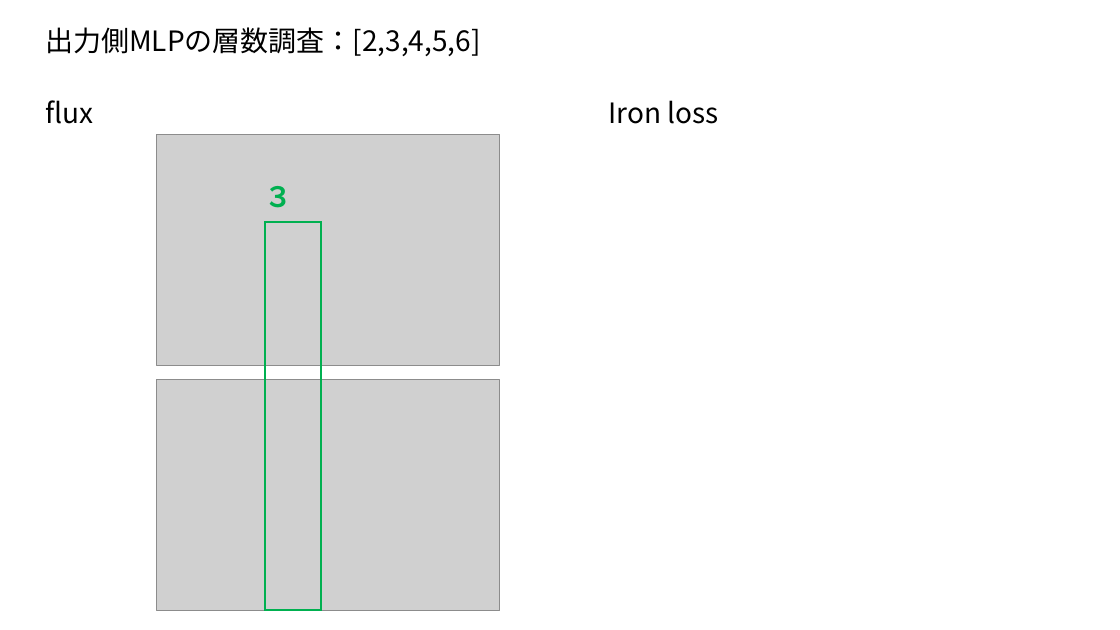
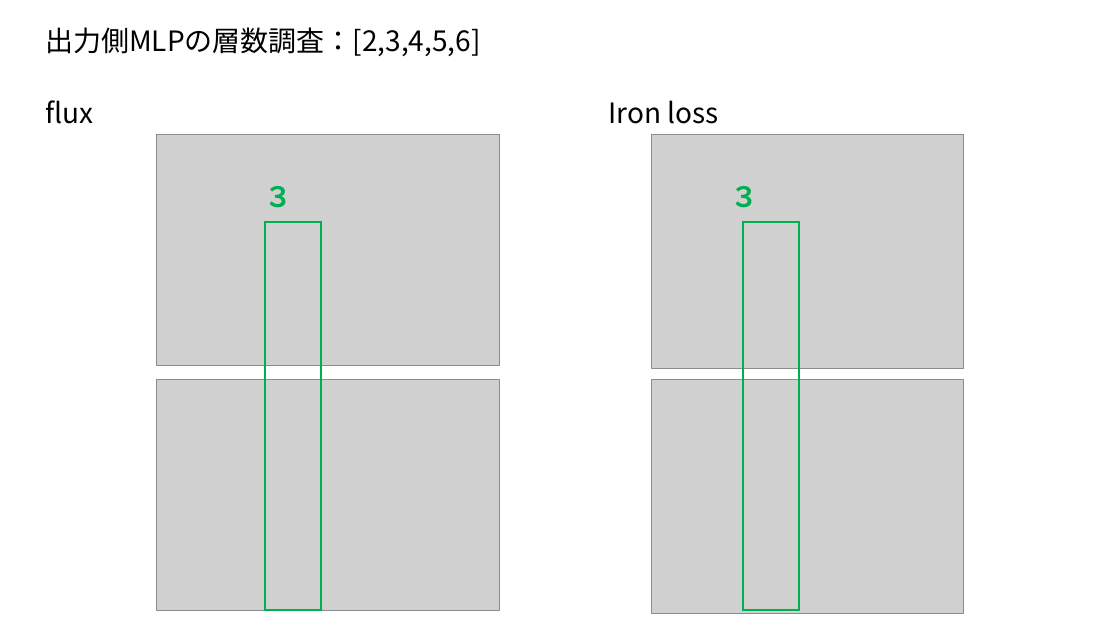
Before and after one commit to yshimizu12/efficiency_prediciton_model_material, a slide deck: slide 9 of hyperparameter_optimization.pptx. Drawn at 1120x630 pixels with LibreOffice and Linux fonts; fonts in the diff are those of the drawing; grey boxes stand for pictures. Boxes give left, top, right and bottom in pixels: in the first picture for what was removed or moved away, otherwise in the second. Text is boxed around its words. In the diff, an @@ line names an element or a change of style, - is before the commit and + after.

```diff
--- a/hyperparameter_optimization.pptx
+++ b/hyperparameter_optimization.pptx
@@ picture added at (x1=652, y1=134, x2=964, y2=369) @@
@@ text added at (x1=730, y1=186, x2=758, y2=208), 24 pt, text #00B050, bold @@
+３
@@ rectangle added at (x1=744, y1=222, x2=800, y2=610), outline #00B050 2.25 pt @@
@@ picture added at (x1=652, y1=380, x2=964, y2=614) @@
```
Also in this commit, not shown: 2 slides added, 59 other files.
